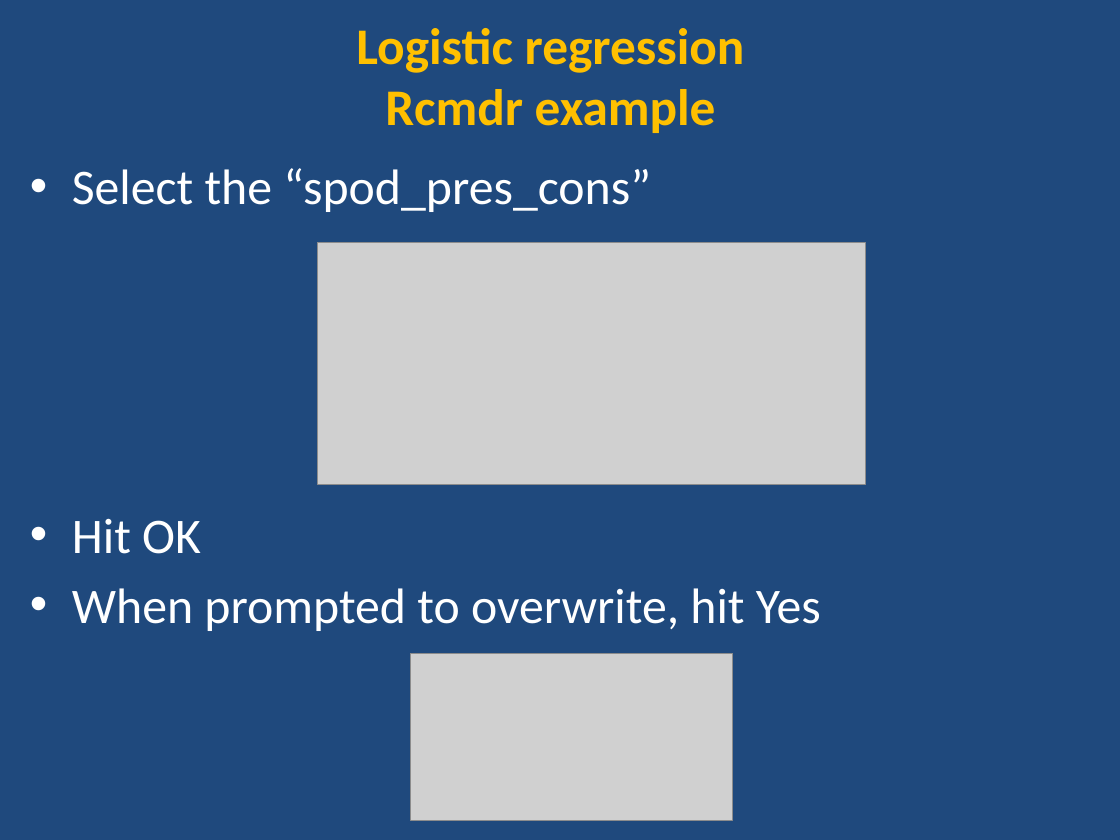
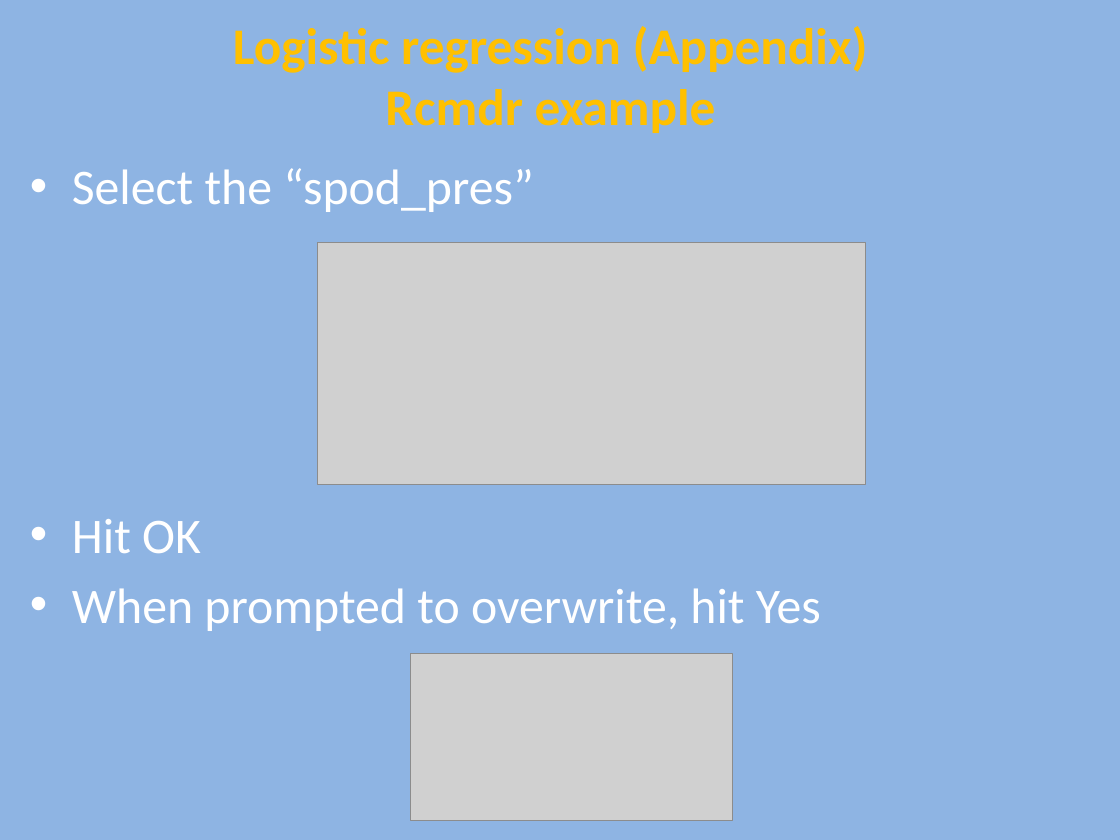
Before and after one commit to ncss-tech/stats_for_soil_survey, a slide deck: slide 26 of presentations/logistic_regression/Logistic.pptx (slide 13 before the commit). Drawn at 1120x840 pixels with LibreOffice and Linux fonts; fonts in the diff are those of the drawing; grey boxes stand for pictures. Boxes give left, top, right and bottom in pixels: in the first picture for what was removed or moved away, otherwise in the second. Text is boxed around its words. In the diff, an @@ line names an element or a change of style, - is before the commit and + after.

Commit message:
updates to logistic

```diff
--- a/presentations/logistic_regression/Logistic.pptx
+++ b/presentations/logistic_regression/Logistic.pptx
@@ background #1F497D to #8EB4E3 @@
@@ text at [233,26,868,133]: text changed @@
-Logistic regression
-Rcmdr example
+Logistic regression (Appendix)
+Rcmdr example
@@ text at [72,168,534,212]: text changed @@
-• Select the “spod_pres_cons”
+• Select the “spod_pres”
```
Also in this commit, not shown: 16 other slides changed, 12 slides added, 1 other file.
